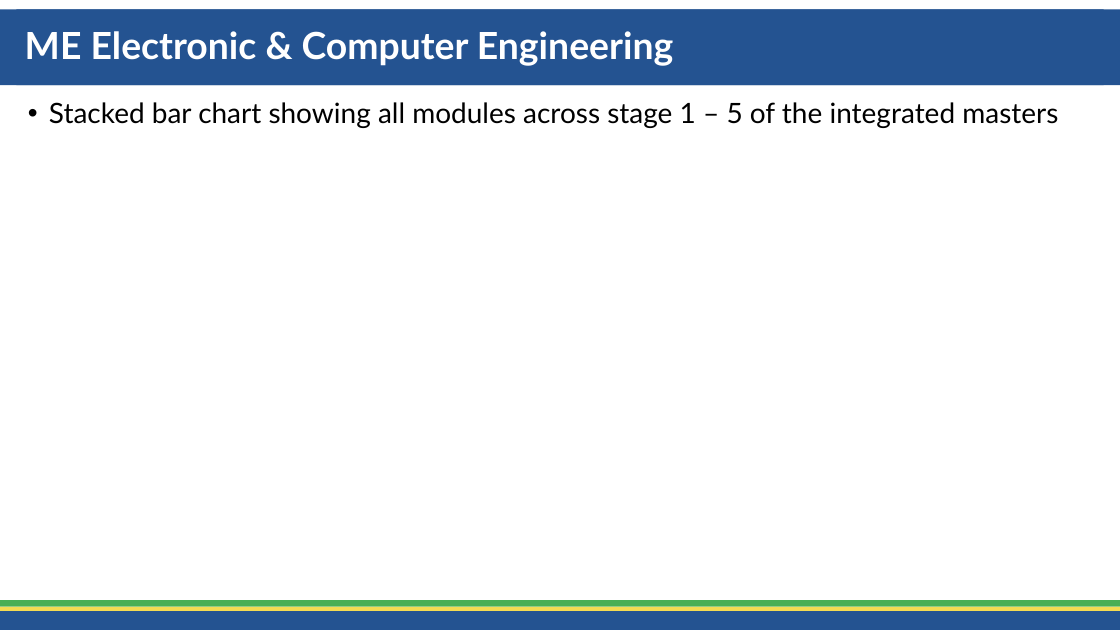
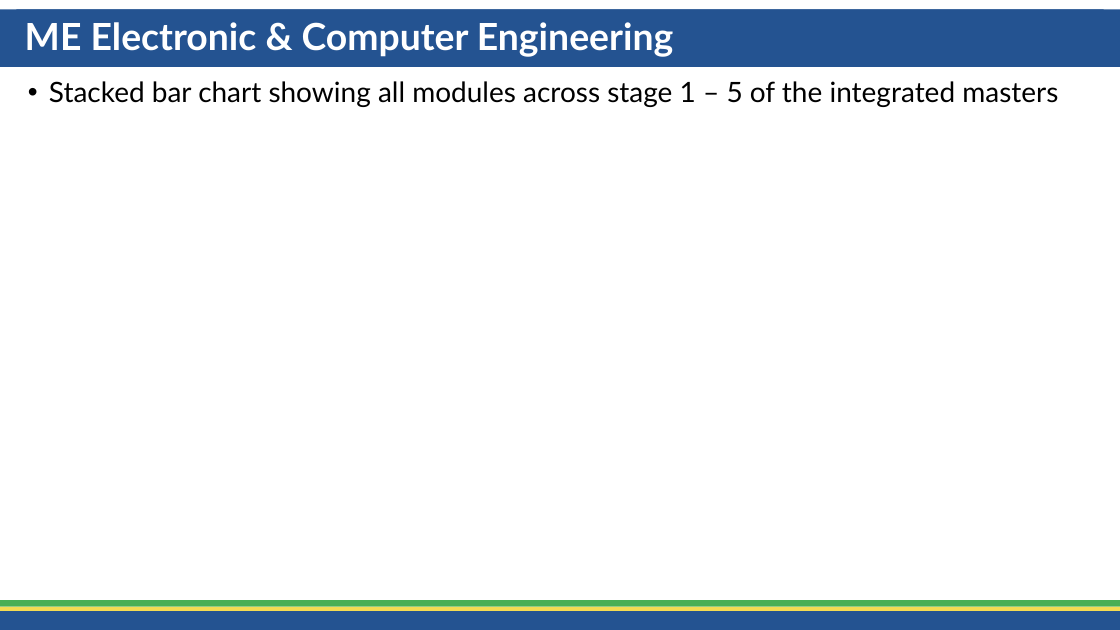
Before and after one commit to CathaloFaolain/ChatGPTAssessment, a slide deck: slide 4 of Slides/Schools Snapshot/AssessmentOverview_SEEE_202306.pptx. Drawn at 1120x630 pixels with LibreOffice and Linux fonts; fonts in the diff are those of the drawing. Boxes give left, top, right and bottom in pixels: in the first picture for what was removed or moved away, otherwise in the second. Text is boxed around its words. In the diff, an @@ line names an element or a change of style, - is before the commit and + after.

```diff
--- a/Slides/Schools Snapshot/AssessmentOverview_SEEE_202306.pptx
+++ b/Slides/Schools Snapshot/AssessmentOverview_SEEE_202306.pptx
@@ rectangle: place and size @@
-rectangle at (0, 9, 1120, 85)
+rectangle at (0, 9, 1120, 67)
@@ title "ME Electronic & Computer Engineering": place and size @@
-title "ME Electronic & Computer Engineering" at (16, 9, 1103, 85)
+title "ME Electronic & Computer Engineering" at (16, 9, 1103, 67)
@@ text "Stacked bar chart showing all ...": place and size @@
-text "Stacked bar chart showing all ..." at (49, 102, 1058, 128)
+text "Stacked bar chart showing all ..." at (49, 81, 1058, 107)
```
Also in this commit, not shown: 3 other slides changed, 7 other files.
